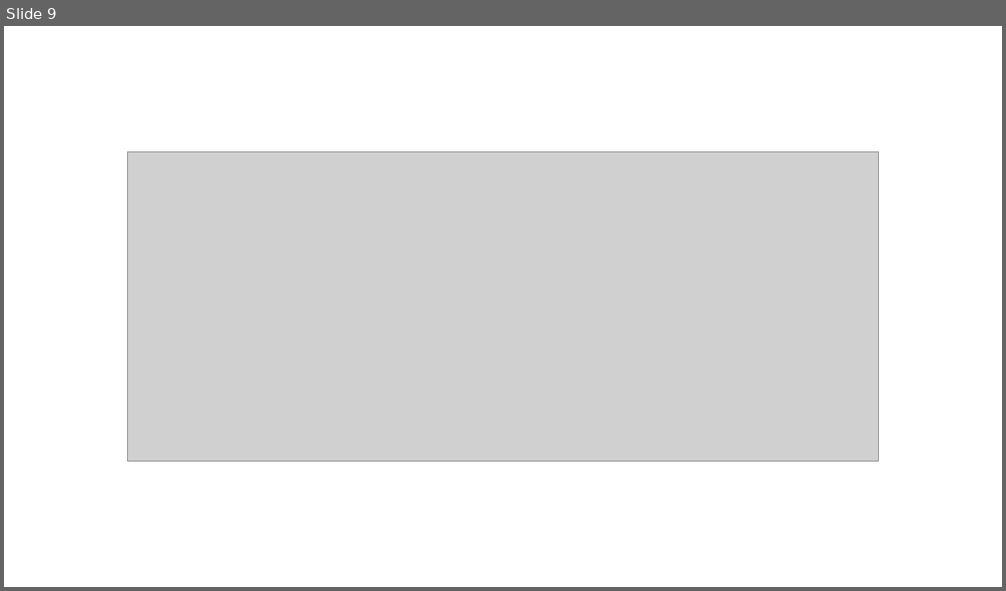
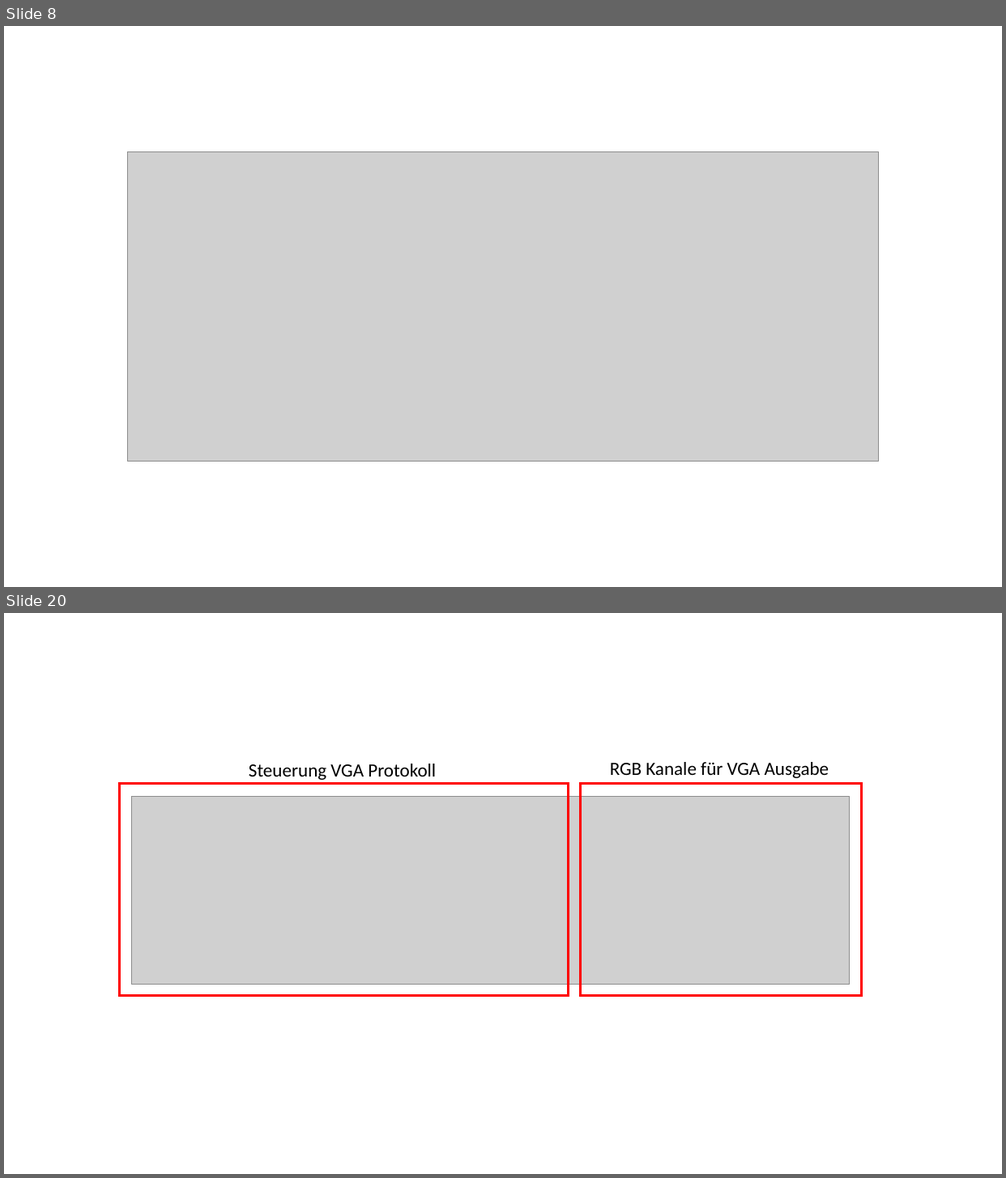
Before and after one commit to Chriss95De/Bachelors-Thesis-VHDL-Pattern-Detection, a slide deck: Dokumentation/Stand Oster/Grafiken.pptx. Shown one above the other, each under a label of ours: slide 9 before the commit, slides 8 and 20 after it; the slides between them are not shown. The pictures are 1006x591 and 1006x1178 pixels, drawn with LibreOffice and Linux fonts; fonts in the diff are those of the drawing; grey boxes stand for pictures. Boxes give left, top, right and bottom in pixels: in the first picture for what was removed or moved away, otherwise in the second. Text is boxed around its words. In the diff, an @@ line names an element or a change of style, - is before the commit and + after.

```diff
--- a/Dokumentation/Stand Oster/Grafiken.pptx
+++ b/Dokumentation/Stand Oster/Grafiken.pptx
@@ slide 20 added at (x1=4, y1=613, x2=1002, y2=1174), background #FFFFFF @@
@@ text added at (x1=249, y1=764, x2=436, y2=780), 18 pt, text #000000 @@
+Steuerung VGA Protokoll
@@ text added at (x1=610, y1=762, x2=829, y2=778), 18 pt, text #000000 @@
+RGB Kanale für VGA Ausgabe
@@ rectangle added at (x1=119, y1=784, x2=568, y2=996), outline #FF0000 2.25 pt @@
@@ picture added at (x1=131, y1=796, x2=849, y2=984) @@
@@ rectangle added at (x1=581, y1=784, x2=862, y2=996), outline #FF0000 2.25 pt @@
@@ what was slide 9 is now slide 8 @@
```
Also in this commit, not shown: 1 slide changed, 12 other slides added, 30 other files.
